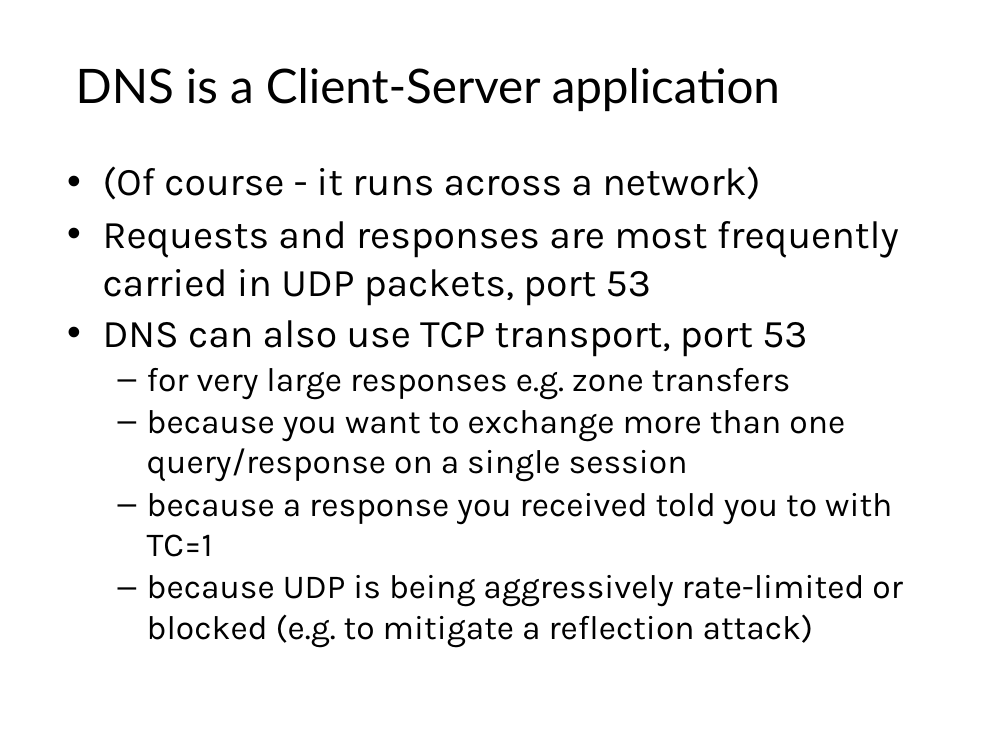
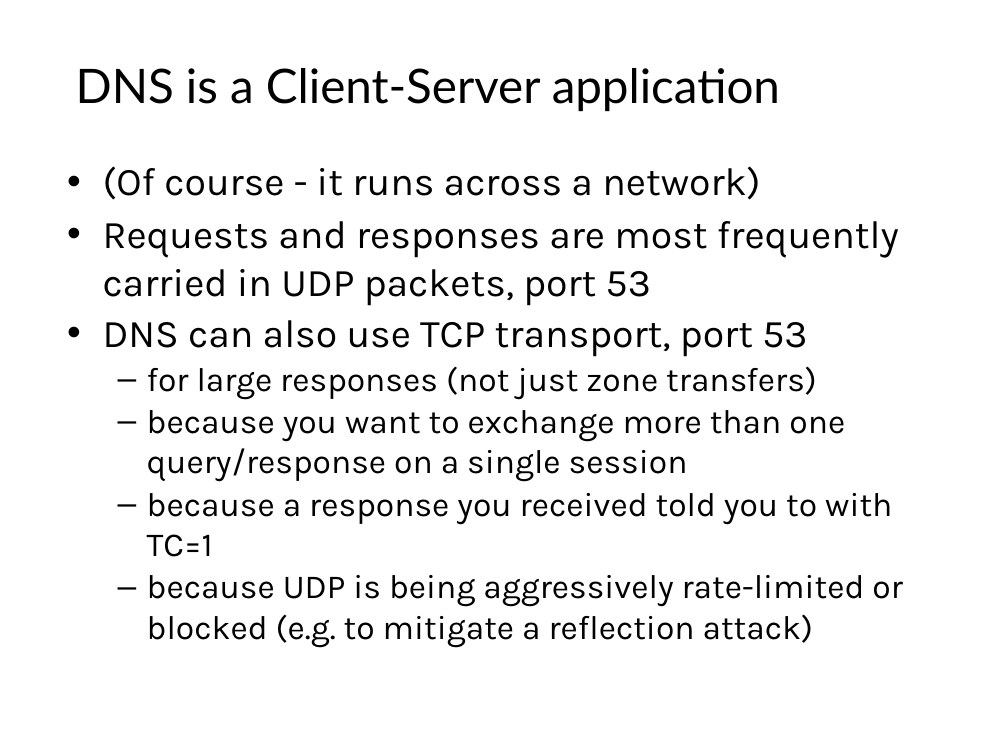
Before and after one commit to afnog/sse, a slide deck: slide 15 of dns/dns1-presentation.pptx. Drawn at 1008x756 pixels with LibreOffice and Linux fonts; fonts in the diff are those of the drawing; background and template pictures are left out. Boxes give left, top, right and bottom in pixels: in the first picture for what was removed or moved away, otherwise in the second. Text is boxed around its words. In the diff, an @@ line names an element or a change of style, - is before the commit and + after.

```diff
--- a/dns/dns1-presentation.pptx
+++ b/dns/dns1-presentation.pptx
@@ text at [147,366,817,399]: text changed @@
-  – for very large responses e.g. zone transfers
+  – for large responses (not just zone transfers)
```
Also in this commit, not shown: 8 other slides changed, 4 other files.
